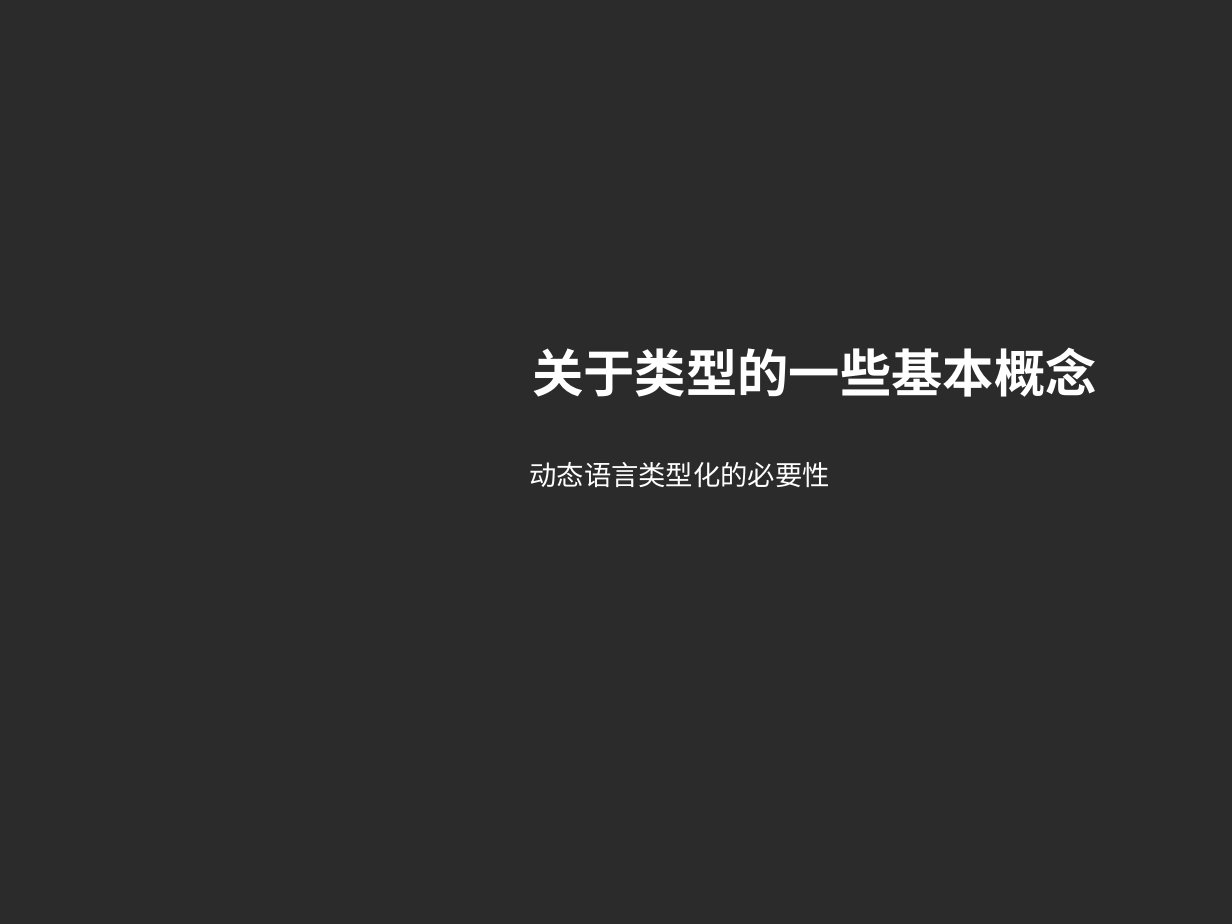
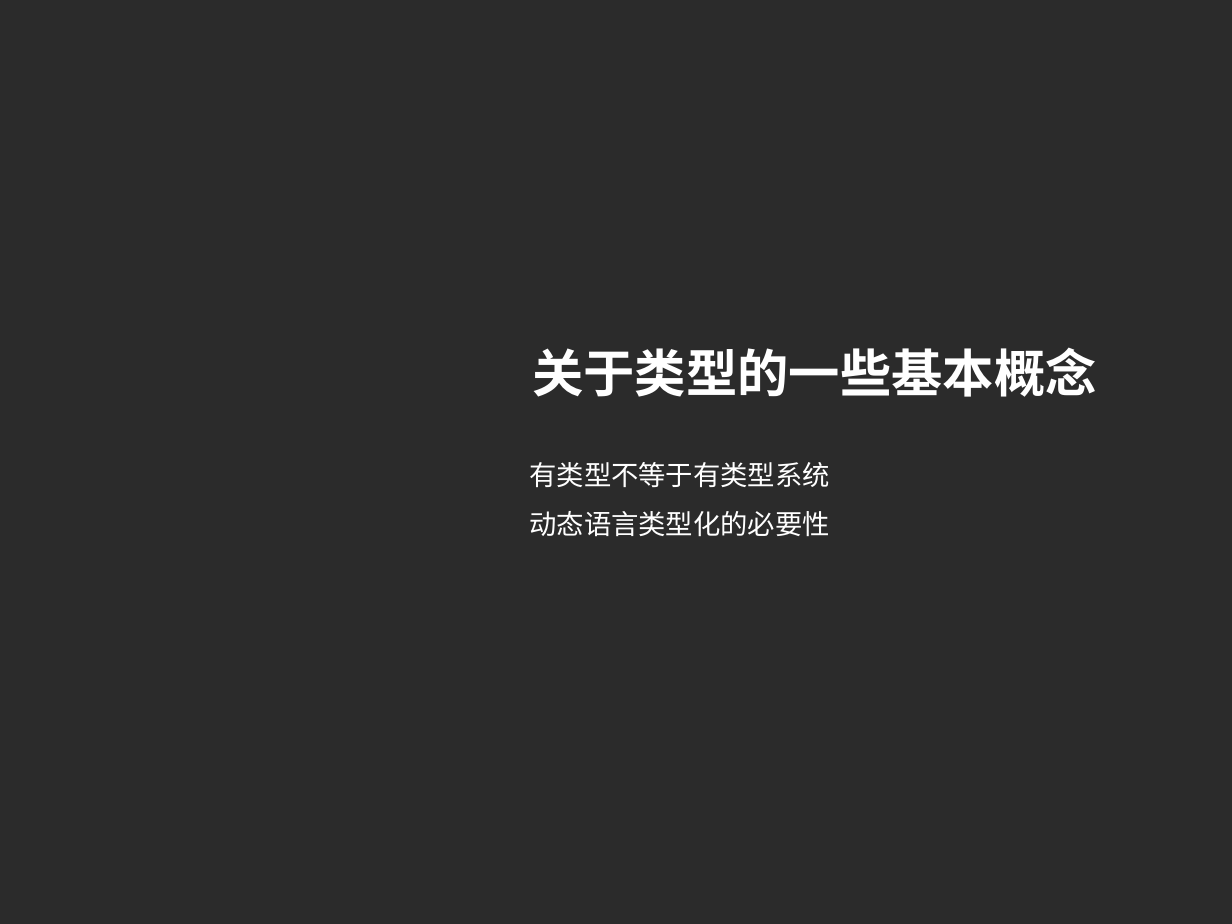
Before and after one commit to imlyzh/pycon, a slide deck: slide 3 of 静态类型的Python.pptx. Drawn at 1232x924 pixels with LibreOffice and Linux fonts; fonts in the diff are those of the drawing; background and template pictures are left out; a plain dark background stands for a picture behind light text. Boxes give left, top, right and bottom in pixels: in the first picture for what was removed or moved away, otherwise in the second. Text is boxed around its words. In the diff, an @@ line names an element or a change of style, - is before the commit and + after.

```diff
--- a/静态类型的Python.pptx
+++ b/静态类型的Python.pptx
@@ text at bbox=[530, 462, 830, 487]: paragraph added @@
+有类型不等于有类型系统
```
Also in this commit, not shown: 6 other slides changed, 11 slides added, 3 slides removed, 6 other files.
